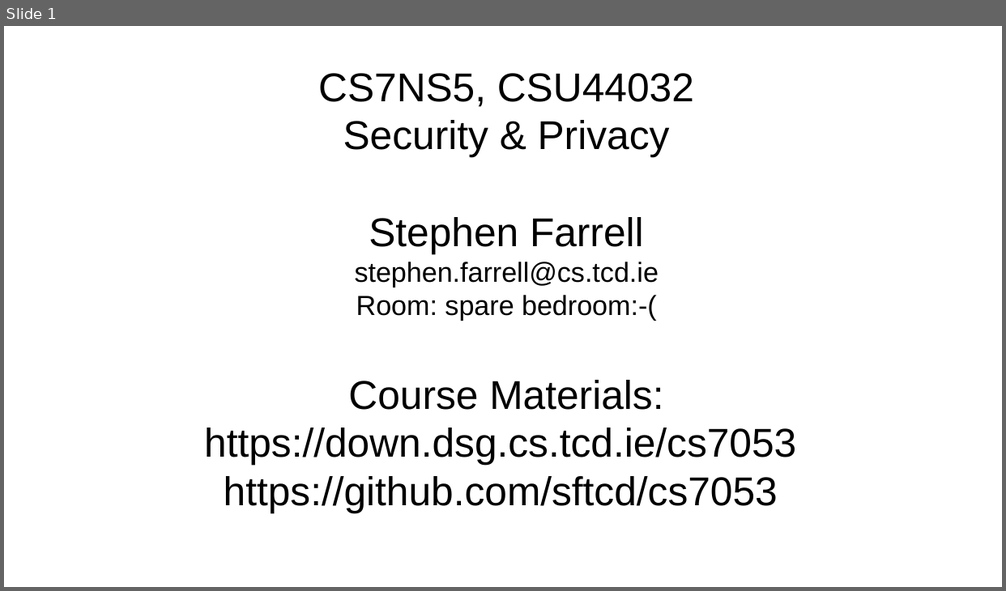
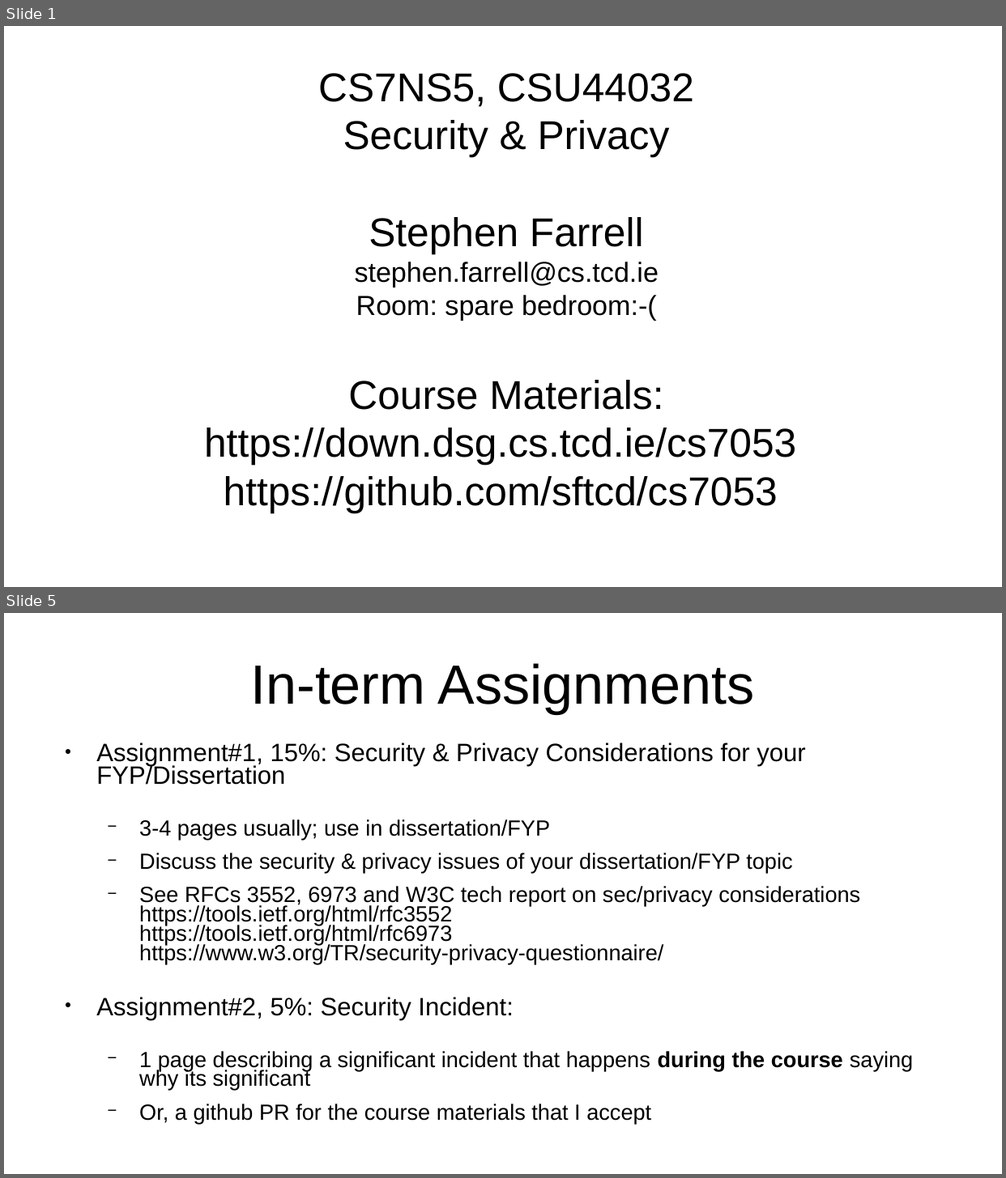
Before and after one commit to sftcd/cs7053, a slide deck: 2021lectures/00-quick-intro.odp. Shown one above the other, each under a label of ours: slide 1 before the commit, slides 1 and 5 after it; the slides between them are not shown. The pictures are 1006x591 and 1006x1178 pixels, drawn with LibreOffice and Linux fonts; fonts in the diff are those of the drawing. Boxes give left, top, right and bottom in pixels: in the first picture for what was removed or moved away, otherwise in the second. Text is boxed around its words. In the diff, an @@ line names an element or a change of style, - is before the commit and + after.

```diff
--- a/2021lectures/00-quick-intro.odp
+++ b/2021lectures/00-quick-intro.odp
@@ slide 5 added at (4,613,1002,1174), background #FFFFFF @@
@@ title added at (250,663,755,714), 44 pt, text #000000 @@
+In-term Assignments
@@ text added at (96,743,913,1124), 17.5 pt, text #000000 @@
+● Assignment#1, 15%: Security & Privacy Considerations for your FYP/Dissertation
+  − 3-4 pages usually; use in dissertation/FYP
+  − Discuss the security & privacy issues of your dissertation/FYP topic
+  − See RFCs 3552, 6973 and W3C tech report on sec/privacy considerations https://tools.ietf.org/html/rfc3552
+    https://tools.ietf.org/html/rfc6973
+    https://www.w3.org/TR/security-privacy-questionnaire/
+● Assignment#2, 5%: Security Incident:
+  − 1 page describing a significant incident that happens during the course saying why its significant
+  − Or, a github PR for the course materials that I accept
```
Also in this commit, not shown: 5 other slides added, 1 slide removed, 1 other file.
